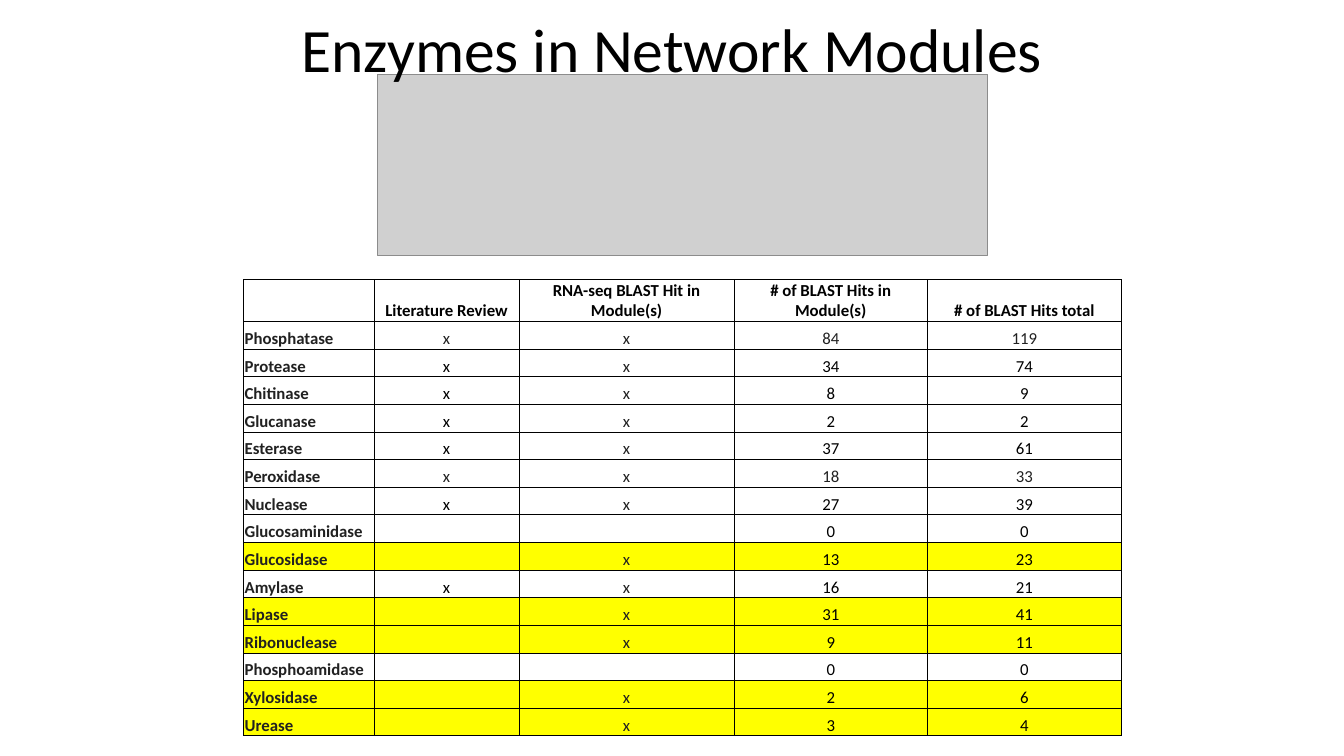
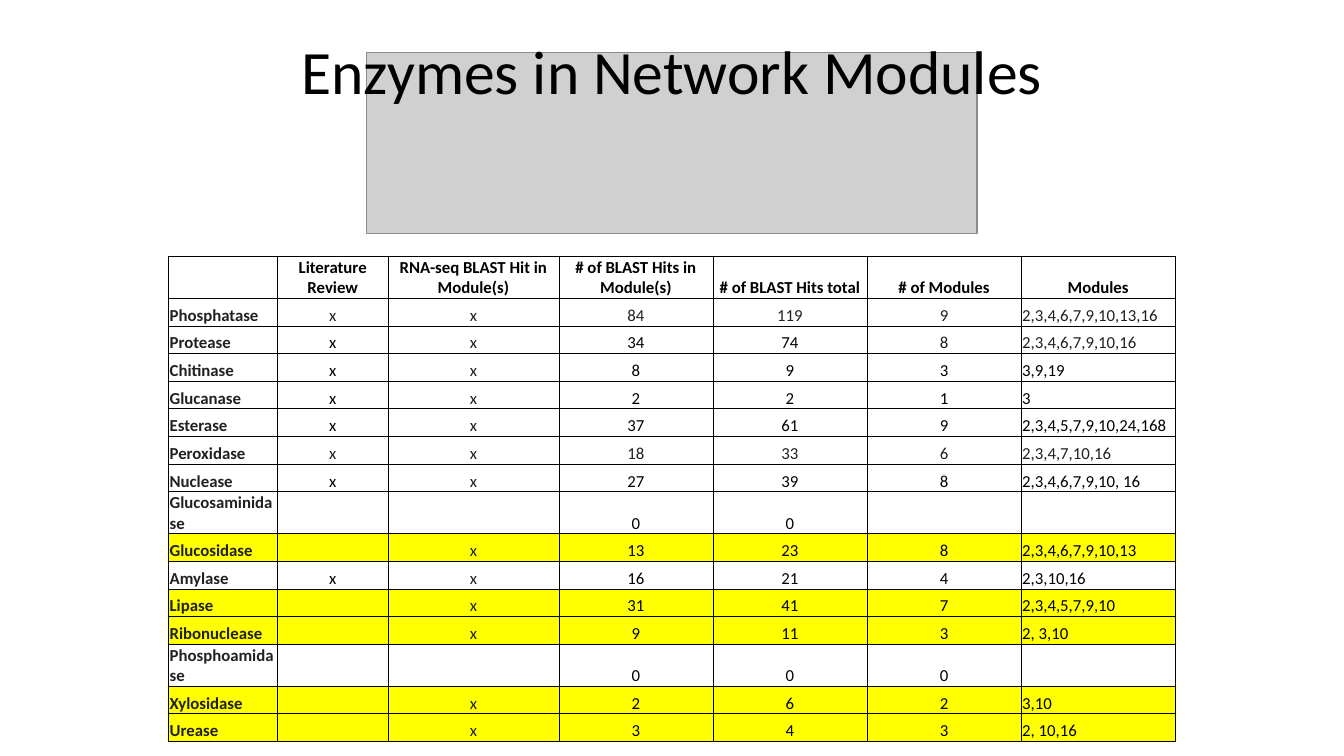
Before and after one commit to mellamosummer/2022VenusFlyTrap, a slide deck: slide 2 of Cleaned_Workflow/Results/GeneCoexpressionAnalysis/PowerpointSlides/EnzymesInModulesVsLiterature.pptx. Drawn at 1344x756 pixels with LibreOffice and Linux fonts; fonts in the diff are those of the drawing; grey boxes stand for pictures. Boxes give left, top, right and bottom in pixels: in the first picture for what was removed or moved away, otherwise in the second. Text is boxed around its words. In the diff, an @@ line names an element or a change of style, - is before the commit and + after.

Commit message:
ppt update

```diff
--- a/Cleaned_Workflow/Results/GeneCoexpressionAnalysis/PowerpointSlides/EnzymesInModulesVsLiterature.pptx
+++ b/Cleaned_Workflow/Results/GeneCoexpressionAnalysis/PowerpointSlides/EnzymesInModulesVsLiterature.pptx
@@ text "Enzymes in Network Modules" rewrapped from (301,29,1042,87) to (301,43,1042,109) @@
@@ picture: place and size @@
-picture at (377,75,987,256)
+picture at (367,52,977,234)
@@ table at (168,256,1177,742) @@
+column 6: # of Modules | 9 | 8 | 3 | 1 | 9 | 6 | 8 |  | 8 | 4 | 7 | 3 | 0 | 2 | 3
+column 7: Modules | 2,3,4,6,7,9,10,13,16 | 2,3,4,6,7,9,10,16 | 3,9,19 | 3 | 2,3,4,5,7,9,10,24,168 | 2,3,4,7,10,16 | 2,3,4,6,7,9,10, 16 |  | 2,3,4,6,7,9,10,13 | 2,3,10,16 | 2,3,4,5,7,9,10 | 2, 3,10 |  | 3,10 | 2, 10,16
@@ table: place and size @@
-table at (244,279,1121,735)
+table at (168,256,1177,742)
```
Also in this commit, not shown: 1 slide added, 4 other files.
